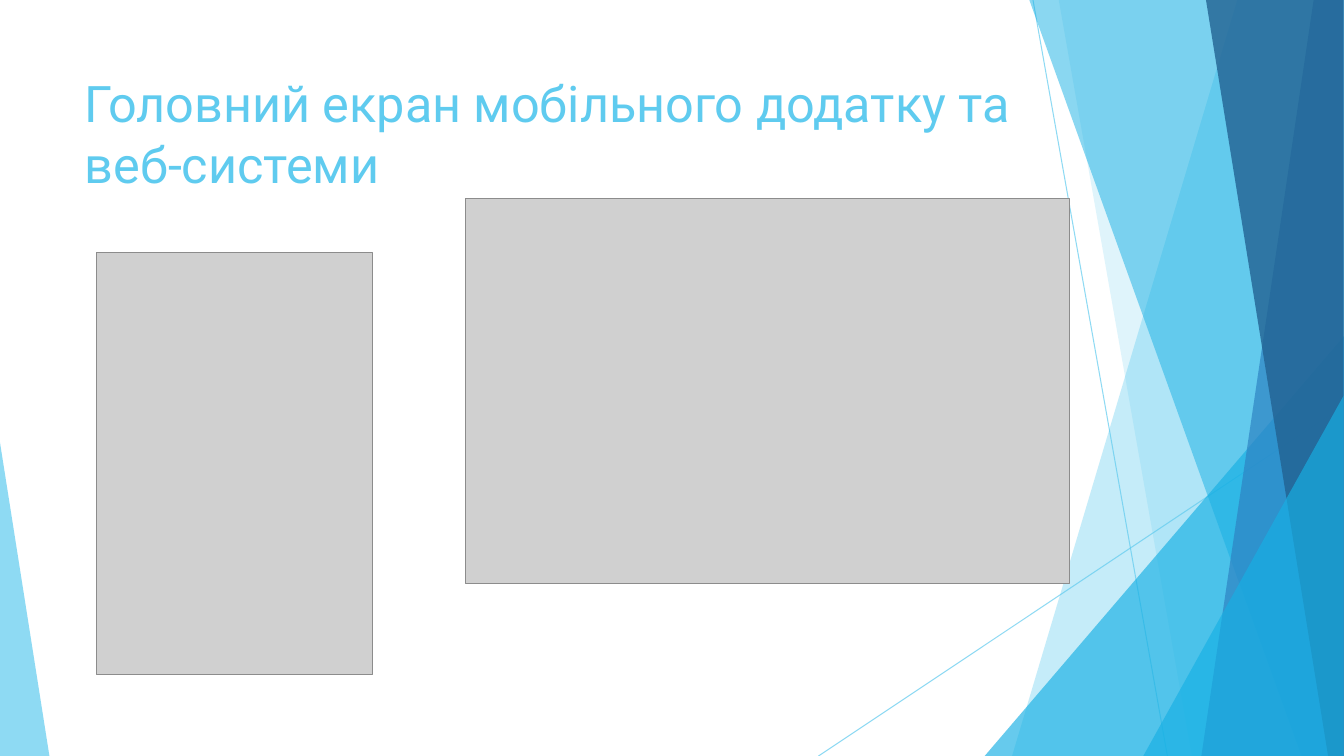
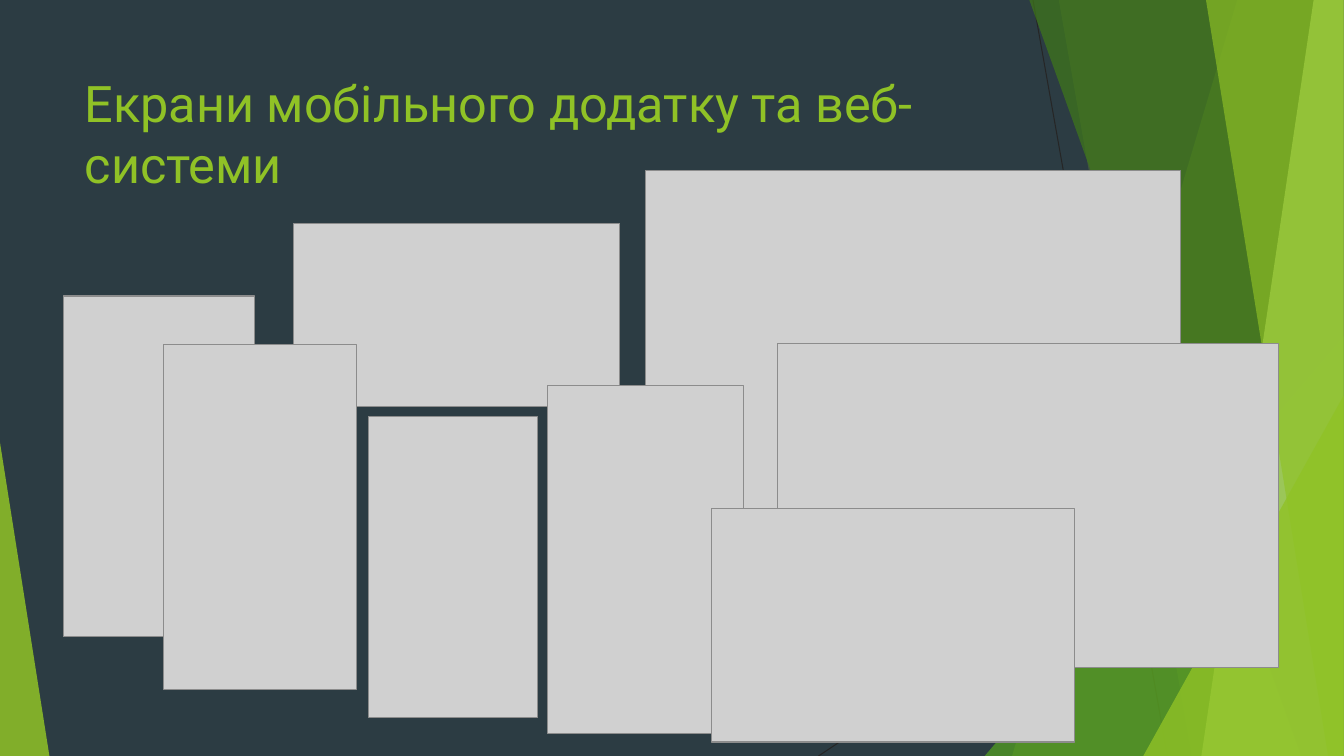
Before and after one commit to Denscorov/diplom, a slide deck: slide 9 of Doc/Мобільний додаток для тестування знань студентів з дисципліни.pptx. Drawn at 1344x756 pixels with LibreOffice and Linux fonts; fonts in the diff are those of the drawing; grey boxes stand for pictures. Boxes give left, top, right and bottom in pixels: in the first picture for what was removed or moved away, otherwise in the second. Text is boxed around its words. In the diff, an @@ line names an element or a change of style, - is before the commit and + after.

```diff
--- a/Doc/Мобільний додаток для тестування знань студентів з дисципліни.pptx
+++ b/Doc/Мобільний додаток для тестування знань студентів з дисципліни.pptx
@@ background #FFFFFF to #2C3C43 @@
@@ freeform shape at <box>1012,0,1344,756</box>: fill #5FCBEF at 36% opacity to #90C226 at 30% opacity @@
@@ freeform shape at <box>1029,0,1344,756</box>: fill #17B0E4 at 50% opacity to #3F7819 at 70% opacity @@
@@ line (1033, 0) - (1168, 756): stroke #5FCBEF 0.75 pt to #262626 0.75 pt @@
@@ freeform shape at <box>1059,0,1344,756</box>: fill #5FCBEF at 20% opacity to #90C226 at 20% opacity @@
@@ freeform shape at <box>1202,0,1344,756</box>: fill #2E83C3 at 70% opacity to #C0E474 at 70% opacity @@
@@ freeform shape at <box>1206,0,1344,756</box>: fill #226292 at 80% opacity to #90C226 at 65% opacity @@
@@ title at <box>85,84,912,184</box>: text changed; text colour #5FCBEF to #90C226 @@
-Головний екран мобільного додатку та веб-системи
+Екрани мобільного додатку та веб-системи
@@ picture added at <box>646,170,1182,517</box> @@
@@ picture removed at <box>466,199,1070,584</box> @@
@@ picture added at <box>294,223,620,406</box> @@
@@ picture added at <box>64,296,255,637</box> @@
@@ picture: place and size @@
-picture at <box>97,252,373,675</box>
+picture at <box>163,345,357,689</box>
@@ picture added at <box>777,344,1278,667</box> @@
@@ triangle at <box>985,336,1344,756</box>: fill #17B0E4 at 66% opacity to #54A021 at 72% opacity @@
@@ picture added at <box>547,385,743,734</box> @@
@@ picture added at <box>369,417,538,718</box> @@
@@ line (1344, 406) - (819, 756): stroke #5FCBEF 0.75 pt to #262626 0.75 pt @@
@@ triangle at <box>1143,396,1344,756</box>: fill #17B0E4 at 66% opacity to #90C226 at 80% opacity @@
@@ triangle at <box>0,443,49,756</box>: fill #5FCBEF at 70% opacity to #90C226 at 85% opacity @@
@@ picture added at <box>712,508,1075,742</box> @@
```
Also in this commit, not shown: 7 other slides changed, 1 slide added, 1 slide removed, 24 other files.
